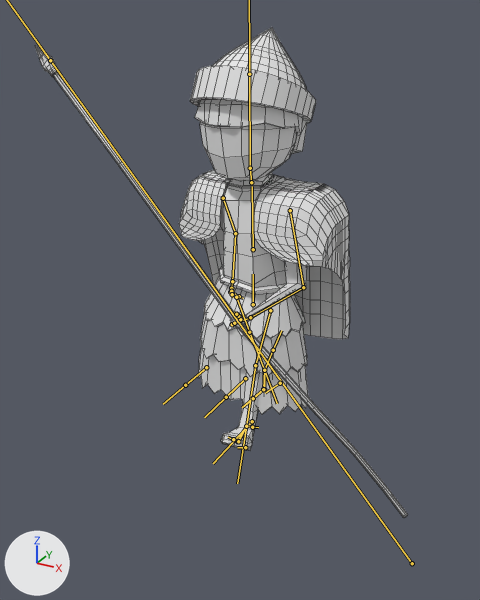
An edit to the FBX model Map/Assets/Models/Summerian_warrior/summerian_warrior.fbx, drawn before and after from the same camera.
Both versions are drawn from a 50 mm camera at (11.0, -21.1, 16.0) aimed at (-0.4, -0.3, 5.7). Arrows for +X, +Y and +Z are at lower left; the lights stay in place. Both versions are drawn at frame 33 of the action 'Armature|Untitled.002'; the numbers are the values there. The bones that bend it are drawn over the model as lines. Mesh edges are drawn as thin lines.
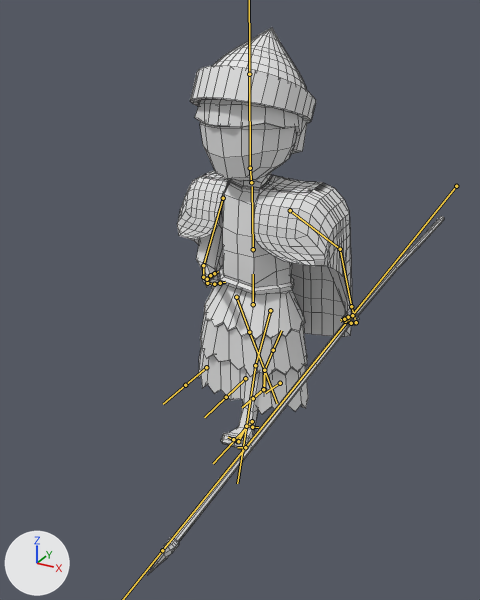
Pixel boxes [x1, y1, x2, y2] of what changed, in the pictures (480 x 600 px):
```json
{"object": "Cube.000", "change": "posed", "before": [35, 27, 408, 518], "after": [148, 27, 444, 574], "on screen": "21% narrower, 11% taller"}
{"bone": "Espada", "before": "(412, 563) to (50, 60)", "after": "(456, 186) to (162, 550)"}
{"bone": "Brazo.L", "before": "(290, 210) to (303, 287)", "after": "(290, 210) to (340, 249)"}
{"bone": "Antebrazo.L", "before": "(303, 287) to (250, 317)", "after": "(340, 249) to (351, 306)"}
{"bone": "Mano.L", "before": "(250, 317) to (237, 322)", "after": "(351, 306) to (355, 319)"}
{"bone": "Brazo.R", "before": "(223, 198) to (235, 233)", "after": "(223, 198) to (203, 265)"}
{"bone": "Antebrazo.R", "before": "(235, 233) to (232, 281)", "after": "(203, 265) to (203, 277)"}
{"bone": "Mano.R", "before": "(232, 281) to (231, 289)", "after": "(203, 277) to (206, 281)"}
```

The change, as JSON lines over the scene's bpy script:
```json
{"block": "bone_espada", "where": "bone_espada = bpy.data.objects['Armature'].pose.bones['Espada']"}
{"op": "set", "path": "bone_espada.location", "old": "(-7.25, 12.55, 3.39)", "new": "(3.1, -1.02, 0.66)"}
{"op": "set", "path": "bone_espada.rotation_quaternion", "old": "(0.673, -0.61, -0.234, -0.346)", "new": "(0.984, -0.06, -0.051, 0.157)", "note": "degrees (-78, -47, -15) -> degrees (-8, -5, 18)"}
{"block": "bone_brazo_l", "where": "bone_brazo_l = bpy.data.objects['Armature'].pose.bones['Brazo.L']  # child of 'Pecho'"}
{"op": "set", "path": "bone_brazo_l.rotation_quaternion", "old": "(0.971, -0.218, -0.051, -0.081)", "new": "(0.937, -0.074, 0.173, 0.294)", "note": "degrees (-25, -8, -8) -> degrees (-2, 22, 34)"}
{"block": "bone_antebrazo_l", "where": "bone_antebrazo_l = bpy.data.objects['Armature'].pose.bones['Antebrazo.L']  # child of 'Brazo.L'"}
{"op": "set", "path": "bone_antebrazo_l.rotation_quaternion", "old": "(0.896, 0.0, 0.224, -0.383)", "new": "(0.99, 0.122, -0.005, -0.075)", "note": "degrees (-11, 24, -49) -> degrees (14, 1, -9)"}
{"block": "bone_mano_l", "where": "bone_mano_l = bpy.data.objects['Armature'].pose.bones['Mano.L']  # child of 'Antebrazo.L'"}
{"op": "set", "path": "bone_mano_l.rotation_quaternion", "old": "(0.983, -0.022, 0.123, -0.138)", "new": "(0.999, 0.043, -0.018, -0.016)", "note": "degrees (-4, 14, -16) -> degrees (5, -2, -2)"}
{"block": "bone_brazo_r", "where": "bone_brazo_r = bpy.data.objects['Armature'].pose.bones['Brazo.R']  # child of 'Pecho'"}
{"op": "set", "path": "bone_brazo_r.rotation_quaternion", "old": "(0.948, -0.103, -0.159, -0.255)", "new": "(0.952, -0.268, 0.076, 0.124)", "note": "degrees (-7, -21, -29) -> degrees (-30, 12, 12)"}
{"block": "bone_antebrazo_r", "where": "bone_antebrazo_r = bpy.data.objects['Armature'].pose.bones['Antebrazo.R']  # child of 'Brazo.R'"}
{"op": "set", "path": "bone_antebrazo_r.rotation_quaternion", "old": "(0.998, 0.025, -0.002, 0.052)", "new": "(0.807, -0.065, -0.143, 0.569)", "note": "degrees (3, 0, 6) -> degrees (-16, -9, 72)"}
{"block": "bone_mano_r", "where": "bone_mano_r = bpy.data.objects['Armature'].pose.bones['Mano.R']  # child of 'Antebrazo.R'"}
{"op": "set", "path": "bone_mano_r.rotation_quaternion", "old": "(0.988, 0.113, 0.053, -0.088)", "new": "(0.996, -0.066, -0.036, 0.049)", "note": "degrees (12, 7, -9) -> degrees (-8, -4, 6)"}
```
